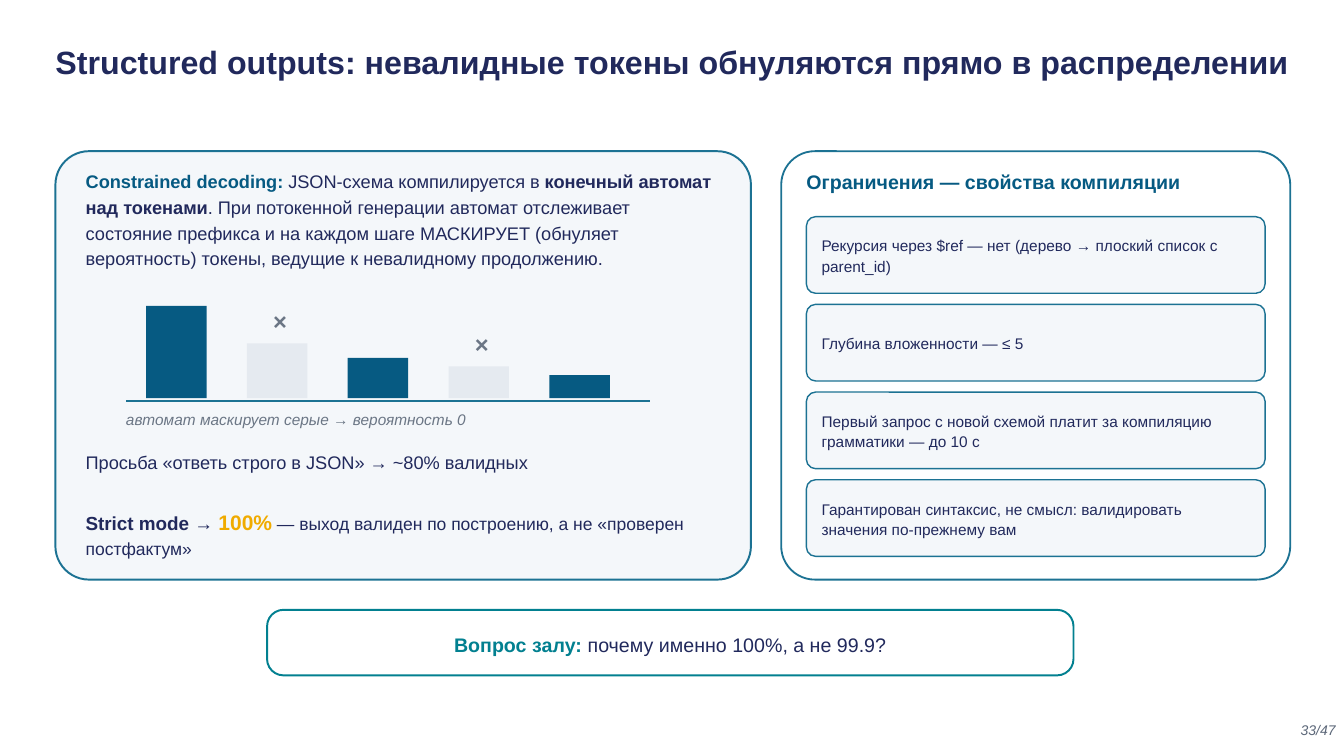
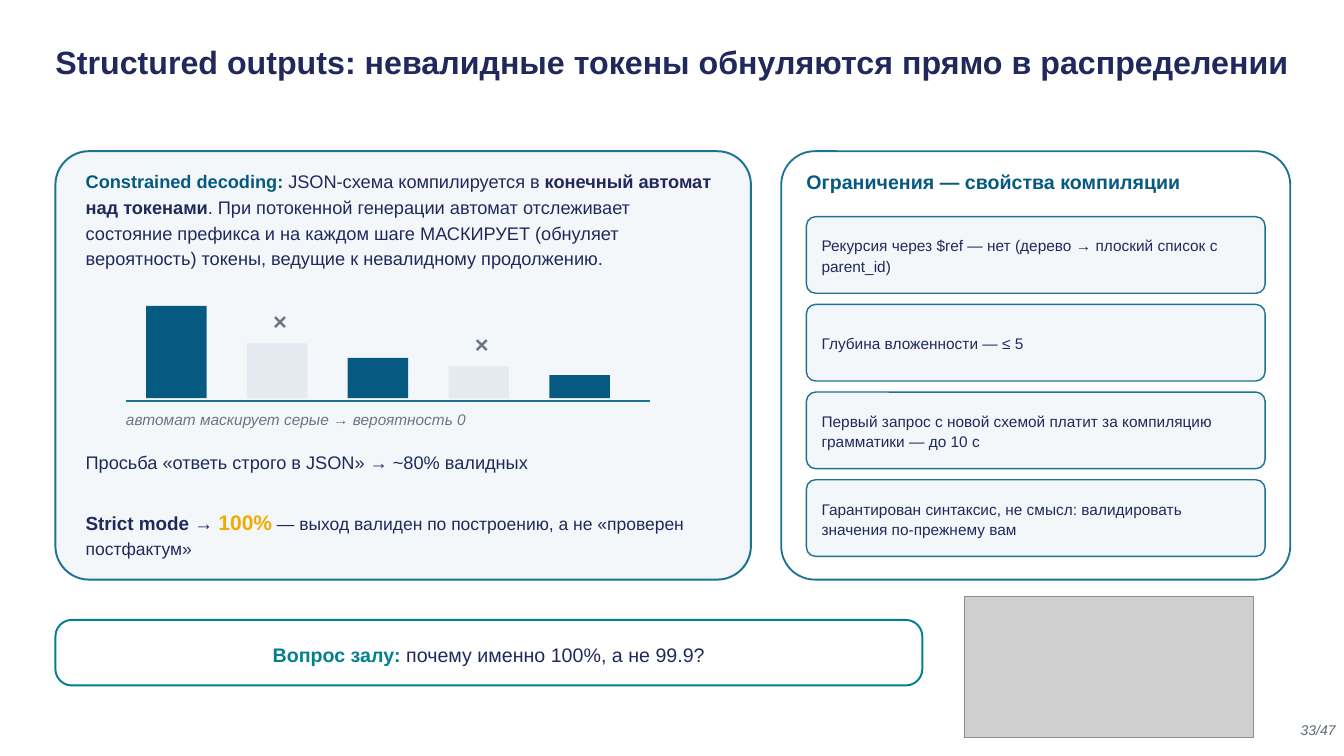
Before and after one commit to tellina-study/AI-usage-lessons, a slide deck: slide 33 of library/lectures/lec-02/rendered/lec-02.pptx. Drawn at 1344x756 pixels with LibreOffice and Linux fonts; fonts in the diff are those of the drawing; grey boxes stand for pictures. Boxes give left, top, right and bottom in pixels: in the first picture for what was removed or moved away, otherwise in the second. Text is boxed around its words. In the diff, an @@ line names an element or a change of style, - is before the commit and + after.

```diff
--- a/library/lectures/lec-02/rendered/lec-02.pptx
+++ b/library/lectures/lec-02/rendered/lec-02.pptx
@@ picture added at [965, 597, 1254, 738] @@
@@ rounded rectangle: place and size @@
-rounded rectangle at [267, 610, 1074, 676]
+rounded rectangle at [55, 620, 923, 686]
@@ text "Вопрос залу: почему именно 100%, ...": place and size @@
-text "Вопрос залу: почему именно 100%, ..." at [454, 638, 886, 656]
+text "Вопрос залу: почему именно 100%, ..." at [273, 648, 705, 666]
```
Also in this commit, not shown: 9 other slides changed, 29 other files.
